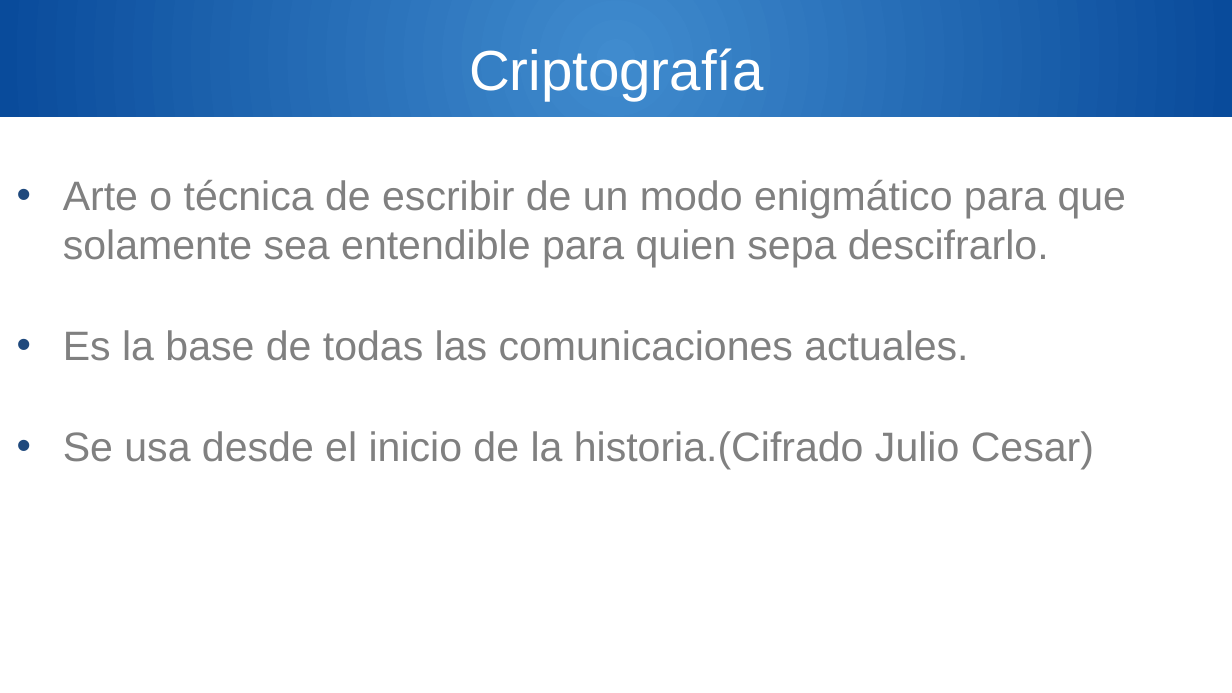
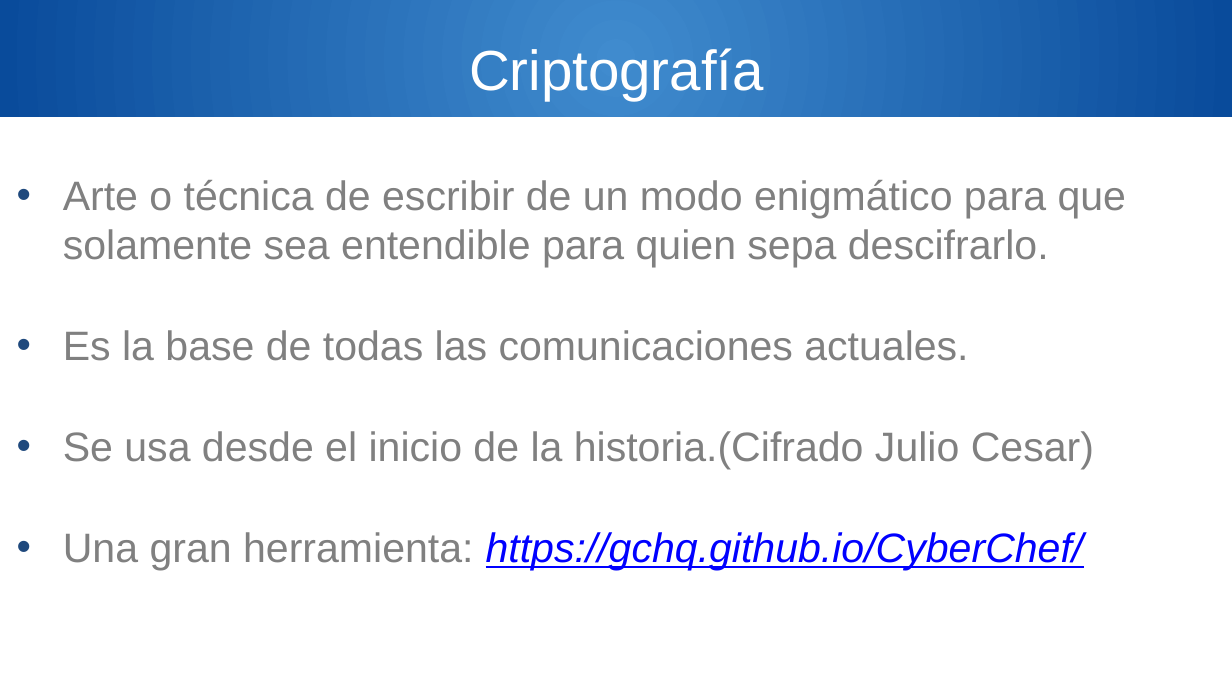
Before and after one commit to Ulixses/CursoHackingUtad, a slide deck: slide 10 of PresentaciónTaller.pptx. Drawn at 1232x693 pixels with LibreOffice and Linux fonts; fonts in the diff are those of the drawing; background and template pictures are left out. Boxes give left, top, right and bottom in pixels: in the first picture for what was removed or moved away, otherwise in the second. Text is boxed around its words. In the diff, an @@ line names an element or a change of style, - is before the commit and + after.

```diff
--- a/PresentaciónTaller.pptx
+++ b/PresentaciónTaller.pptx
@@ text at (63, 532, 1084, 571): paragraph added @@
+• Una gran herramienta: https://gchq.github.io/CyberChef/
```
Also in this commit, not shown: 3 other slides changed, 3 slides added, 2 other files.
